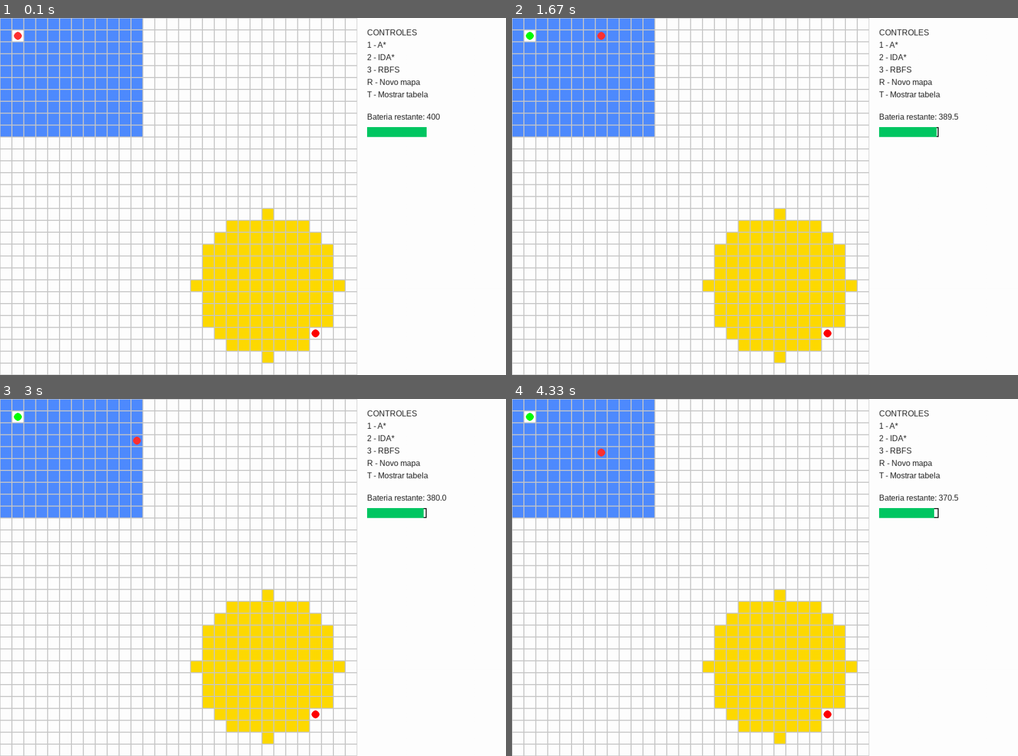
Above: before the commit, frames 1-4 (two rows, left to right).
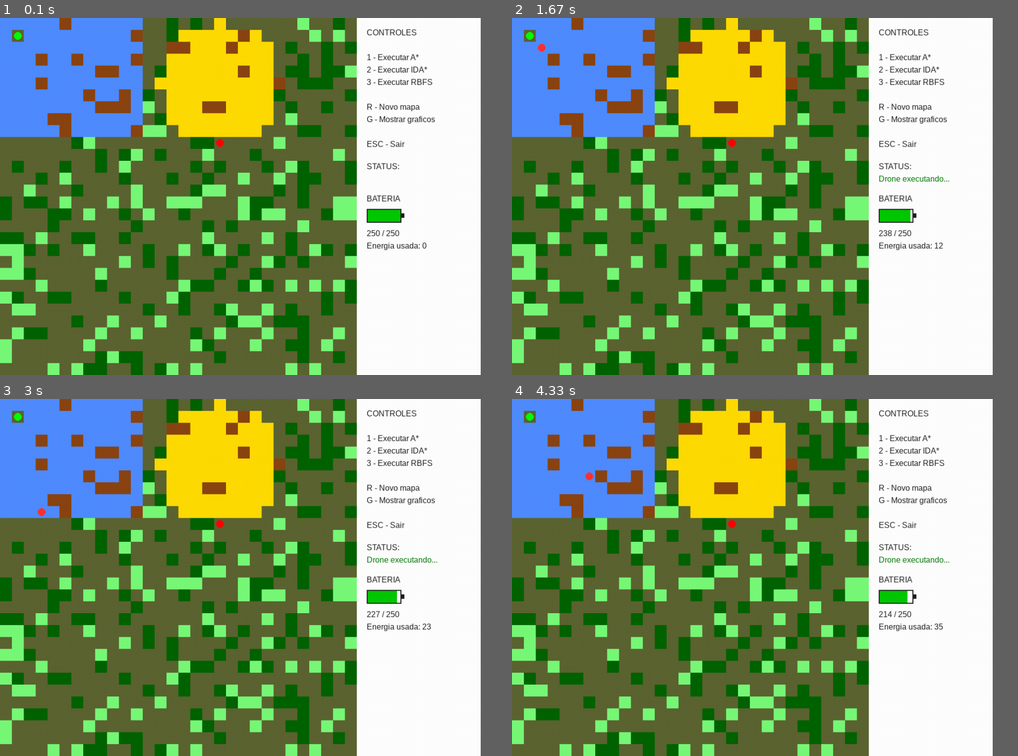
Above: after the commit, the same moments.

Repository: Trabalhos-UNIP-IA/IA_J903_Agro_Comparacao_Astar_IDAstar_RBFS
Game: pygame game, started from pygame_vizual.py
The game is run twice, just before and just after one commit, with the same random seed, the same clock (stepped at 60 frames per second) and the same inputs.
Inputs:
- Up to frame 1 (0.1 s): no input
- Up to frame 2 (1.67 s): tap 1 at 0.33 s
- Up to frame 3 (3 s): no input
- Up to frame 4 (4.33 s): no input
In our replay, the window is 900x635 before the commit and 855x635 after it. These sizes can differ from the game's own. Grey fills any space a smaller window leaves; there, only what the larger window draws over its background counts as a difference.

The runs differ from the first frame. In frame 1, 66% of the frame differs, in the area x 0-87%, y 0-100%; in frame 2, 66%, in the area x 0-89%, y 0-100%; in frame 3, 66%; in frame 4, 66%.

Commit message:
atualizaçao na tela

Diff:
--- a/mapa.py
+++ b/mapa.py
@@ -1,14 +1,16 @@
 import random
-from config import LINHAS, COLUNAS
+
+import pygame
+from config import LINHAS, COLUNAS, TAMANHO, BRANCO, PRETO, AZUL, AMARELO, VERDE, VERMELHO, CINZA
 
 
 # =============================
 # POSIÇÕES
 # =============================
 
-start = (1, 1)
-goal = (26, 26)
 
+start = (1, 1)  # canto da área azul
+goal = (10, 18)
 # =============================
 # GERAR MAPA
 # =============================
@@ -24,8 +26,8 @@
             grid[i][j] = 2
 
     # região circular
-    cx, cy = 22, 22
-    r = 6
+    cx, cy = 5, 18
+    r = 5
 
     for i in range(LINHAS):
         for j in range(COLUNAS):
@@ -36,9 +38,20 @@
     for i in range(LINHAS):
         for j in range(COLUNAS):
 
+            if (grid[i][j] == 2 or grid[i][j] == 3) and random.random() < 0.15:
+                grid[i][j] = 1
+    #    detalhes do mapa
+    for i in range(LINHAS):
+        for j in range(COLUNAS):
+
             if grid[i][j] == 0 and random.random() < 0.18:
-                grid[i][j] = 1
+                grid[i][j] = 6
 
+    for i in range(LINHAS):
+        for j in range(COLUNAS):
+
+            if grid[i][j] == 0 and random.random() < 0.18:
+                grid[i][j] = 7
     # garantir start e goal livres
     grid[start[0]][start[1]] = 0
     grid[goal[0]][goal[1]] = 0
@@ -46,4 +59,53 @@
     return grid
 
 
-grid = gerar_mapa()
+def desenhar(tela,grid, drone=None):
+
+    tela.fill(BRANCO)
+
+    for i in range(LINHAS):
+        for j in range(COLUNAS):
+
+            rect = pygame.Rect(j * TAMANHO, i * TAMANHO, TAMANHO, TAMANHO)
+            match grid[i][j]:
+                case 0:
+                     pygame.draw.rect(tela, [93,101,50], rect)
+                case 1:
+                    pygame.draw.rect(tela, [139,69,19], rect)
+                case 2:
+                    pygame.draw.rect(tela, AZUL, rect)
+                case 3:
+                    pygame.draw.rect(tela, AMARELO, rect)
+                case 6:
+                    pygame.draw.rect(tela, [0,100,0], rect)
+                case 7:
+                     pygame.draw.rect(tela, [120,250,120], rect)
+
+
+
+    # start
+    pygame.draw.circle(
+        tela,
+        (0, 255, 0),
+        (start[1] * TAMANHO + TAMANHO // 2, start[0] * TAMANHO + TAMANHO // 2),
+        TAMANHO // 3,
+    )
+
+    # goal
+    pygame.draw.circle(
+        tela,
+        (255, 0, 0),
+        (goal[1] * TAMANHO + TAMANHO // 2, goal[0] * TAMANHO + TAMANHO // 2),
+        TAMANHO // 3,
+    )
+
+    if drone:
+
+        x, y = drone
+
+        pygame.draw.circle(
+            tela,
+            VERMELHO,
+            (y * TAMANHO + TAMANHO // 2, x * TAMANHO + TAMANHO // 2),
+            TAMANHO // 3,
+        )
--- a/pygame_vizual.py
+++ b/pygame_vizual.py
@@ -2,6 +2,7 @@
 import heapq
 import time
 import tracemalloc
+from mapa import gerar_mapa, desenhar
 import matplotlib.pyplot as plt
 
 # =============================
@@ -14,20 +15,20 @@
 LINHAS = 30
 COLUNAS = 30
 
-LARGURA = COLUNAS * TAMANHO + 300
+LARGURA = COLUNAS * TAMANHO + 250
 ALTURA = LINHAS * TAMANHO
 
 tela = pygame.display.set_mode((LARGURA, ALTURA))
-pygame.display.set_caption("Planejamento de Rotas - Drone Agrícola")
+pygame.display.set_caption("Drone Agrícola - Comparação de Algoritmos")
 
 clock = pygame.time.Clock()
 fonte = pygame.font.SysFont("Arial", 16)
 
-E_MAX = 400  # energia máxima do drone
-CUSTO_MOVIMENTO = 1  # custo de energia para cada movimento
+E_MAX = 250
+CUSTO_MOVIMENTO = 1
 bateria = E_MAX
-largura_barra = 120
-
+energia_consumida = 0
+status_mensagem = ""
 
 DIRECOES = [(1, 0), (-1, 0), (0, 1), (0, -1)]
 
@@ -39,49 +40,22 @@
 PRETO = (30, 30, 30)
 AZUL = (80, 140, 255)
 AMARELO = (255, 220, 0)
-VERDE = (0, 200, 100)
 VERMELHO = (255, 50, 50)
 CINZA = (200, 200, 200)
-VERDE_GRAMA = (120, 200, 120)
 
 # =============================
 # POSIÇÕES
 # =============================
 
-start = (1, 1)
-goal = (26, 26)
-
+start = (1, 1)  # canto da área azul
+goal = (10, 18)  # último bloco inferior da área amarela
 # =============================
 # GERAR MAPA
 # =============================
 
 
-def gerar_mapa():
-
-    grid = [[0 for _ in range(COLUNAS)] for _ in range(LINHAS)]
-
-    # região retangular
-    for i in range(10):
-        for j in range(12):
-            grid[i][j] = 2
-
-    # região circular
-    cx, cy = 22, 22
-    r = 6
-
-    for i in range(LINHAS):
-        for j in range(COLUNAS):
-            if (i - cx) ** 2 + (j - cy) ** 2 <= r**2:
-                grid[i][j] = 3
-
-    # garantir start e goal livres
-    grid[start[0]][start[1]] = 0
-    grid[goal[0]][goal[1]] = 0
-
-    return grid
-
-
 grid = gerar_mapa()
+
 
 # =============================
 # HEURÍSTICA
@@ -109,6 +83,7 @@
 
         if 0 <= nx < LINHAS and 0 <= ny < COLUNAS:
 
+            # evita obstáculos
             if grid[nx][ny] != 1:
                 result.append((nx, ny))
 
@@ -118,6 +93,8 @@
 # =============================
 # CUSTO
 # =============================
+
+
 def custo(x, y):
 
     if grid[x][y] == 2:
@@ -141,16 +118,9 @@
     came = {}
     g = {start: 0}
 
-    closed = set()
-
     while open_list:
 
         _, current = heapq.heappop(open_list)
-
-        if current in closed:
-            continue
-
-        closed.add(current)
 
         if current == goal:
 
@@ -169,7 +139,7 @@
 
             tentative = g[current] + custo(n[0], n[1])
 
-            if tentative > bateria:
+            if tentative > E_MAX:
                 continue
 
             if n not in g or tentative < g[n]:
@@ -197,9 +167,6 @@
 
         node = path[-1]
 
-        if g > E_MAX:
-            return float("inf")
-
         f = g + heuristic(node, goal)
 
         if f > bound:
@@ -215,9 +182,11 @@
             if n in path:
                 continue
 
+            cost = custo(n[0], n[1])
+
             path.append(n)
 
-            t = search(path, g + 1, bound)
+            t = search(path, g + cost, bound)
 
             if isinstance(t, list):
                 return t
@@ -264,10 +233,9 @@
         if n in path:
             continue
 
-        if g + 1 > E_MAX:
-            continue
-
-        successors.append((n, g + 1 + heuristic(n, goal)))
+        cost = custo(n[0], n[1])
+
+        successors.append((n, g + cost + heuristic(n, goal), cost))
 
     if not successors:
         return None, float("inf")
@@ -276,16 +244,16 @@
 
         successors.sort(key=lambda x: x[1])
 
-        best, best_f = successors[0]
+        best, best_f, best_cost = successors[0]
 
         if best_f > bound:
             return None, best_f
 
         alt = successors[1][1] if len(successors) > 1 else float("inf")
 
-        result, new_f = rbfs(best, goal, g + 1, min(bound, alt), path + [best])
-
-        successors[0] = (best, new_f)
+        result, new_f = rbfs(best, goal, g + best_cost, min(bound, alt), path + [best])
+
+        successors[0] = (best, new_f, best_cost)
 
         if result:
             return result, new_f
@@ -298,266 +266,261 @@
 
 
 # =============================
-# VARREDURA DE REGIÕES
-# =============================
-
-
-def pegar_regiao(grid, valor):
-    celulas = []
-
-    for i in range(len(grid)):
-        for j in range(len(grid[0])):
-            if grid[i][j] == valor:
-                celulas.append((i, j))
-
-    return celulas
-
-
-def varrer_area(celulas):
-    path = []
-
-    linhas = {}
-
-    for x, y in celulas:
-        if x not in linhas:
-            linhas[x] = []
-        linhas[x].append((x, y))
-
-    for i, linha in enumerate(sorted(linhas.keys())):
-        pontos = sorted(linhas[linha], key=lambda p: p[1])
-
-        if i % 2 == 0:
-            path.extend(pontos)
-        else:
-            path.extend(pontos[::-1])
-
-    return path
+# VARREDURA INTELIGENTE
+# =============================
+
+
+def cobrir_regiao(start_pos, area, algoritmo):
+
+    caminho_total = []
+    atual = start_pos
+
+    area_restante = set(area)
+
+    while area_restante:
+
+        # escolher ponto mais próximo
+        alvo = min(area_restante, key=lambda c: heuristic(atual, c))
+
+        caminho = algoritmo(atual, alvo)
+
+        if not caminho:
+            # se não encontrar caminho remove o ponto
+            area_restante.remove(alvo)
+            continue
+
+        caminho_total += caminho[1:]
+
+        atual = alvo
+
+        area_restante.remove(alvo)
+
+    return caminho_total
+
+
+def pegar_regiao(tipo):
+
+    regiao = []
+
+    for i in range(LINHAS):
+        for j in range(COLUNAS):
+
+            if grid[i][j] == tipo:
+                regiao.append((i, j))
+
+    return regiao
 
 
 # =============================
 # PERFORMANCE
 # =============================
 
+
 performance = []
 
 
 def executar_algoritmo(nome, func):
 
     tracemalloc.start()
-
     t0 = time.perf_counter()
 
-    # pegar regiões
-    area_azul = pegar_regiao(grid, 2)
-    area_amarela = pegar_regiao(grid, 3)
-
-    # gerar varredura
-    varredura_azul = varrer_area(area_azul)
-    varredura_amarela = varrer_area(area_amarela)
-
-    # caminho até área azul
-    path1 = func(start, varredura_azul[0])
-
-    # varrer área azul
-    path2 = varredura_azul
-
-    # caminho até área amarela
-    path3 = func(varredura_azul[-1], varredura_amarela[0])
-
-    # varrer área amarela
-    path4 = varredura_amarela
-
-    # caminho total
+    area_ret = pegar_regiao(2)
+    area_circ = pegar_regiao(3)
+
+    # ir até a primeira área
+    entrada = min(area_ret, key=lambda c: heuristic(start, c))
+    path1 = func(start, entrada)
+
+    # cobrir área retangular
+    path2 = cobrir_regiao(entrada, area_ret, func)
+
+    ultimo = path2[-1] if path2 else entrada
+
+    # ir para área circular
+    entrada2 = min(area_circ, key=lambda c: heuristic(ultimo, c))
+    path3 = func(ultimo, entrada2)
+
+    # cobrir área circular
+    path4 = cobrir_regiao(entrada2, area_circ, func)
+
     path = path1 + path2 + path3 + path4
-    # verificar se as áreas existem
-    if not varredura_azul or not varredura_amarela:
-        return None, 0, 0
-
-    t1 = time.perf_counter()
-
-    mem = tracemalloc.get_traced_memory()[1] / 1024
+    tempo = time.perf_counter() - t0
+
+    current, peak = tracemalloc.get_traced_memory()
+    mem = peak / 1024
     tracemalloc.stop()
 
-    tempo = t1 - t0
-    energia = sum(custo(x, y) for x, y in path) if path else 0
+    energia = sum(custo(x, y) for x, y in path)
 
     performance.append(
         {"algoritmo": nome, "tempo": tempo, "memoria": mem, "energia": energia}
     )
 
-    return path, tempo, mem
-
-
-# =============================
-# SCORE
-# =============================
-
-
-def calcular_score(alpha=0.6, beta=0.4):
-
+    return path
+
+
+# =============================
+# COMPARAR ALGORITMOS
+# =============================
+
+
+def comparar_algoritmos():
+
+    global performance
+
+    performance.clear()
+
+    algoritmos = [("A*", astar), ("IDA*", ida_star), ("RBFS", run_rbfs)]
+
+    for nome, func in algoritmos:
+
+        print("Executando:", nome)
+
+        path = executar_algoritmo(nome, func)
+
+        if path:
+            animar(path)
+        else:
+            print("Nenhum caminho encontrado para", nome)
+
+    mostrar_graficos()
+
+
+# =============================
+# GRÁFICOS
+# =============================
+
+
+def mostrar_graficos():
+
+    if not performance:
+        return
+
+    nomes = [r["algoritmo"] for r in performance]
     tempos = [r["tempo"] for r in performance]
     mems = [r["memoria"] for r in performance]
-
-    max_t = max(tempos) or 1
-    max_m = max(mems) or 1
-
-    for r in performance:
-
-        tempo_norm = 1 - (r["tempo"] / max_t)
-        mem_norm = 1 - (r["memoria"] / max_m)
-
-        score = alpha * tempo_norm + beta * mem_norm
-
-        r["score"] = score
-
-
-# =============================
-# TABELA
-# =============================
-
-
-def mostrar_tabela():
-
-    if not performance:
-        return
-
-    calcular_score()
-
-    dados = []
-
-    for r in performance:
-
-        dados.append(
-            [
-                r["algoritmo"],
-                "Retangular",
-                "Circular",
-                round(r["tempo"], 5),
-                round(r["memoria"], 2),
-                r["energia"],
-                round(r["score"], 3),
-            ]
-        )
-
-    colunas = [
-        "Algoritmo",
-        "Geom Inicial",
-        "Geom Final",
-        "Tempo",
-        "Memoria KB",
-        "Energia",
-        "Score",
-    ]
-
-    fig, ax = plt.subplots()
-
-    ax.axis("off")
-
-    tabela = ax.table(cellText=dados, colLabels=colunas, loc="center")
-
-    tabela.scale(1.2, 1.5)
-
-    plt.title("Matriz de Performance")
+    energia = [r["energia"] for r in performance]
+
+    plt.figure(figsize=(10, 5))
+
+    plt.subplot(131)
+    plt.bar(nomes, tempos)
+    plt.title("Tempo")
+
+    plt.subplot(132)
+    plt.bar(nomes, mems)
+    plt.title("Memória KB")
+
+    plt.subplot(133)
+    plt.bar(nomes, energia)
+    plt.title("Energia")
 
     plt.show()
 
 
-# =============================
-# DESENHO
-# =============================
-
-
-def desenhar(path=None, drone=None):
-
-    tela.fill(BRANCO)
-
-    for i in range(LINHAS):
-        for j in range(COLUNAS):
-
-            rect = pygame.Rect(j * TAMANHO, i * TAMANHO, TAMANHO, TAMANHO)
-
-            if grid[i][j] == 1:
-                pygame.draw.rect(tela, PRETO, rect)
-
-            elif grid[i][j] == 2:
-                pygame.draw.rect(tela, AZUL, rect)
-
-            elif grid[i][j] == 3:
-                pygame.draw.rect(tela, AMARELO, rect)
-
-            pygame.draw.rect(tela, CINZA, rect, 1)
-
-    # start
-    pygame.draw.circle(
-        tela,
-        (0, 255, 0),
-        (start[1] * TAMANHO + TAMANHO // 2, start[0] * TAMANHO + TAMANHO // 2),
-        TAMANHO // 3,
-    )
-
-    # goal
-    pygame.draw.circle(
-        tela,
-        (255, 0, 0),
-        (goal[1] * TAMANHO + TAMANHO // 2, goal[0] * TAMANHO + TAMANHO // 2),
-        TAMANHO // 3,
-    )
-
-    if drone:
-
-        x, y = drone
-
-        pygame.draw.circle(
-            tela,
-            VERMELHO,
-            (y * TAMANHO + TAMANHO // 2, x * TAMANHO + TAMANHO // 2),
-            TAMANHO // 3,
-        )
-
-
-# =============================
-# UI
-# =============================
-
-path = None
+def desenhar_bateria(x, y):
+
+    global bateria
+
+    largura = 70
+    altura = 28
+
+    porcentagem = bateria / E_MAX
+
+    # cor da bateria
+    if porcentagem > 0.6:
+        cor = (0, 200, 0)
+    elif porcentagem > 0.3:
+        cor = (255, 200, 0)
+    else:
+        cor = (200, 0, 0)
+
+    # corpo da bateria
+    pygame.draw.rect(tela, PRETO, (x, y, largura, altura), 2)
+
+    # nível da bateria
+    nivel = int((largura - 4) * porcentagem)
+
+    pygame.draw.rect(tela, cor, (x + 2, y + 2, nivel, altura - 4))
+
+    # terminal da bateria
+    pygame.draw.rect(tela, PRETO, (x + largura, y + altura // 3, 6, altura // 3))
 
 
 def desenhar_ui():
 
-    global path, bateria, largura_barra
+    global status_mensagem
 
     x_offset = COLUNAS * TAMANHO + 20
-
-    energia_restante = bateria
+    y = 20
 
     textos = [
         "CONTROLES",
-        "1 - A*",
-        "2 - IDA*",
-        "3 - RBFS",
+        "",
+        "1 - Executar A*",
+        "2 - Executar IDA*",
+        "3 - Executar RBFS",
+        "",
         "R - Novo mapa",
-        "T - Mostrar tabela",
+        "G - Mostrar graficos",
+        "",
+        "ESC - Sair",
     ]
-
-    y = 20
 
     for t in textos:
 
         img = fonte.render(t, True, PRETO)
         tela.blit(img, (x_offset, y))
+
         y += 25
 
+    # -------------------------
+    # STATUS
+    # -------------------------
+
     y += 20
 
-    bateria_texto = f"Bateria restante: {energia_restante}"
-    img = fonte.render(bateria_texto, True, PRETO)
+    titulo = fonte.render("STATUS:", True, PRETO)
+    tela.blit(titulo, (x_offset, y))
+
+    y += 25
+
+    # cor dinâmica do status
+    if "acabou" in status_mensagem or "Nenhum" in status_mensagem:
+        cor = (200, 0, 0)
+    elif "Executando" in status_mensagem:
+        cor = (0, 0, 200)
+    else:
+        cor = (0, 120, 0)
+
+    img = fonte.render(status_mensagem, True, cor)
     tela.blit(img, (x_offset, y))
 
-    # DESENHO BARRA DE ENERGIA
-
-    pygame.draw.rect(tela, PRETO, (x_offset, y + 30, largura_barra, 20), 2)
-    energia_visual = int((bateria / E_MAX) * largura_barra)
-    pygame.draw.rect(tela, VERDE, (x_offset, y + 30, energia_visual, 20))
+    # -------------------------
+    # BATERIA VISUAL
+    # -------------------------
+
+    y += 40
+
+    img = fonte.render("BATERIA", True, PRETO)
+    tela.blit(img, (x_offset, y))
+
+    y += 30
+
+    desenhar_bateria(x_offset, y)
+
+    y += 40
+
+    texto = f"{int(bateria)} / {E_MAX}"
+    img = fonte.render(texto, True, PRETO)
+    tela.blit(img, (x_offset, y))
+
+    y += 25
+
+    # energia consumida
+    texto_uso = f"Energia usada: {int(energia_consumida)}"
+    img = fonte.render(texto_uso, True, PRETO)
+    tela.blit(img, (x_offset, y))
 
 
 # =============================
@@ -567,28 +530,37 @@
 
 def animar(path):
 
-    global bateria
+    global bateria, energia_consumida, status_mensagem, grid
 
     if not path:
-        print("Nenhum caminho encontrado")
+        status_mensagem = "Nenhum caminho encontrado"
         return
+
+    bateria = E_MAX
+    energia_consumida = 0
+    status_mensagem = "Drone executando..."
 
     for p in path:
 
         x, y = p
         gasto = custo(x, y)
 
+        # verificar bateria
         if bateria - gasto < 0:
-            print("Bateria insuficiente para continuar!")
+            status_mensagem = "Bateria acabou!"
             break
 
         bateria -= gasto
-
-        desenhar(path, p)
+        energia_consumida += gasto
+
+        desenhar(tela, grid, p)
         desenhar_ui()
 
         pygame.display.update()
-        pygame.time.delay(70)
+        pygame.time.delay(60)
+
+    if bateria > 0:
+        status_mensagem = "Missao concluida"
 
 
 # =============================
@@ -609,37 +581,36 @@
         if event.type == pygame.KEYDOWN:
 
             if event.key == pygame.K_r:
-
                 grid = gerar_mapa()
-                path = None
+
+                status_mensagem = "Novo mapa gerado"
 
             if event.key == pygame.K_1:
-
-                bateria = E_MAX
-                path, tempo, mem = executar_algoritmo("A*", astar)
+                status_mensagem = "Executando A*"
+                path = executar_algoritmo("A*", astar)
                 animar(path)
 
             if event.key == pygame.K_2:
-
-                bateria = E_MAX
-                path, tempo, mem = executar_algoritmo("IDA*", ida_star)
+                status_mensagem = "Executando IDA*"
+                path = executar_algoritmo("IDA*", ida_star)
                 animar(path)
 
             if event.key == pygame.K_3:
-
-                bateria = E_MAX
-                path, tempo, mem = executar_algoritmo("RBFS", run_rbfs)
+                status_mensagem = "Executando RBFS"
+                path = executar_algoritmo("RBFS", run_rbfs)
                 animar(path)
 
-            if event.key == pygame.K_t:
-
-                mostrar_tabela()
+            if event.key == pygame.K_g:
+                status_mensagem = "Mostrando gráficos"
+                mostrar_graficos()
+
             if event.key == pygame.K_ESCAPE:
                 running = False
                 pygame.quit()
                 exit()
 
-    desenhar(path, start)
+    # desenhar tela
+    desenhar(tela, grid)
     desenhar_ui()
 
     pygame.display.update()
